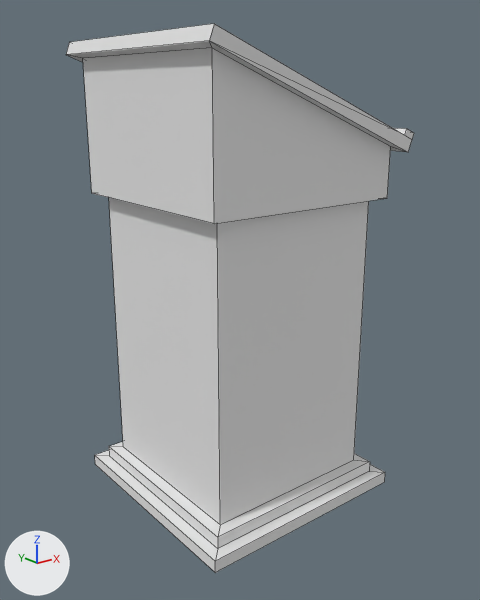
The FBX model Assets/Models/Class Room Objects/Podium.fbx as it was, and as the next commit left it.
Both versions are drawn from a camera (50 mm lens) standing at (14.48, 1.92, 2.54) and looking at (16.32, 4.22, 1.62). Lighting does not change. The marker at lower left points along +X, +Y and +Z. Mesh edges are drawn as thin lines. Where no turn or scale is listed for an object, it has been applied to the vertices.

Script lines for the objects in view, before the commit:
```python
mat_02___default = principled_material('02___Default')
mat_02___default.base_color = (0.8, 0.8, 0.8)  # white #e7e7e7
mat_02___default.roughness = 0.69
me_box001 = bpy.data.meshes.new('Box001')
me_box001.from_pydata(...)  # 46 vertices, 45 faces; spans x -1.03..0.04, y -0.53..0.52, z 0.0..2.06
me_box001.materials.append(mat_02___default)  # white #e7e7e7
ob_box001 = bpy.data.objects.new('Box001', me_box001)
ob_box001.location = (16.825, 4.255, 0.685)
```
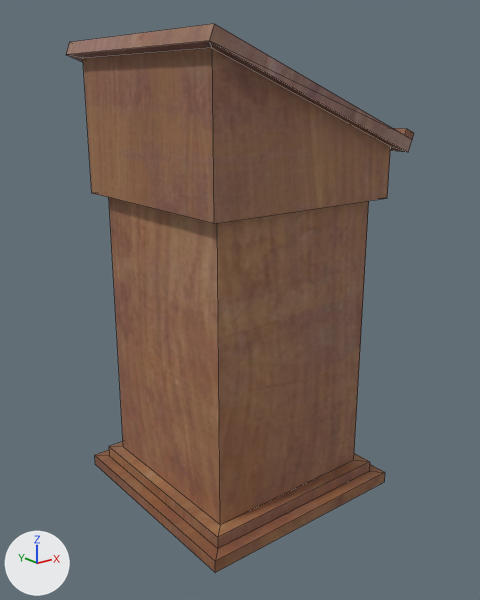
The newer file is also turned or shifted as a whole; pictures and numbers use the older file's frame.

Scene script edits in JSON lines:
```json
{"op": "add", "block": "img_door_jpg", "code": ["img_door_jpg = load_image('Door.jpg', '../Textures/Texture Maps/Door.jpg', 970, 1455, 'sRGB')"]}
{"op": "remove", "block": "mat_02___default", "code": "mat_02___default.base_color = (0.8, 0.8, 0.8)  # white #e7e7e7"}
{"op": "add", "block": "mat_02___default", "code": "mat_02___default.texture = img_door_jpg"}
```

What differs and where, as boxes (x1, y1, x2, y2) in the pictures (480 x 600 px):
```json
{"object": "Box001", "change": "surface changed", "before": [66, 24, 414, 573], "after": [66, 24, 414, 573], "on screen": "grey to brown"}
```
